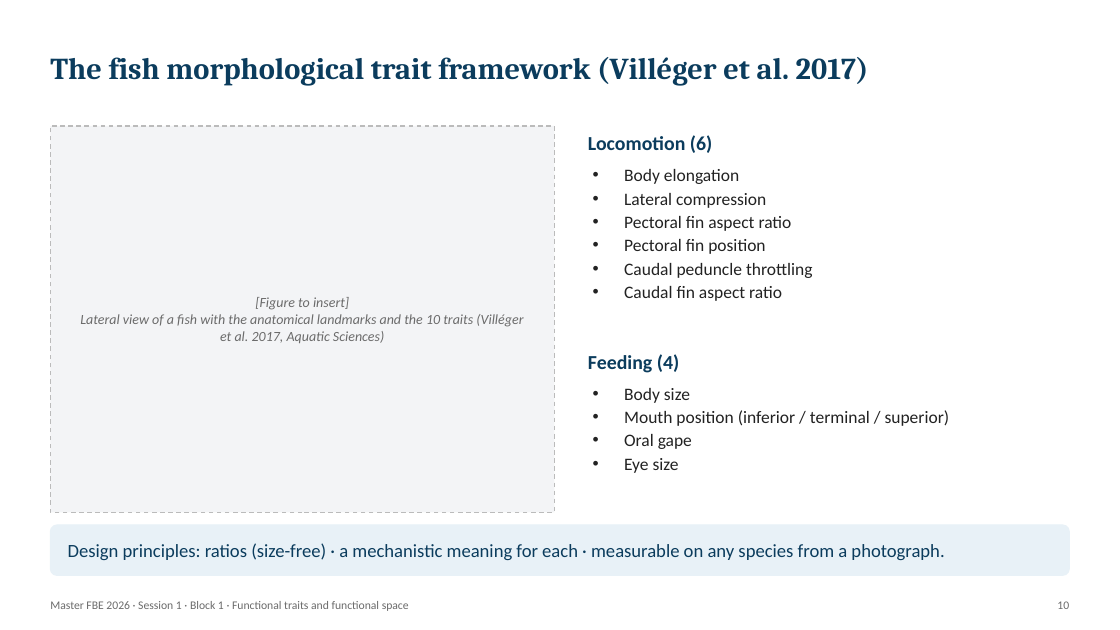
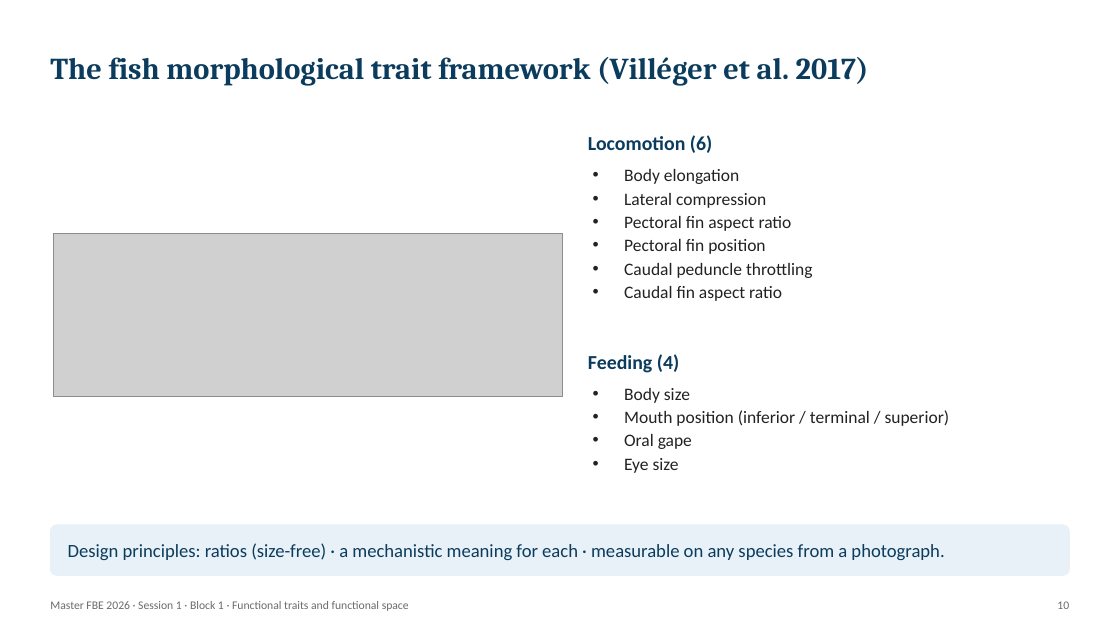
Before and after one commit to AureleToussaint/homepage, a slide deck: slide 6 of data/courses/FBE_2026/slides/FBE_2026_01_Block1_Traits_and_Functional_Space.pptx. Drawn at 1120x630 pixels with LibreOffice and Linux fonts; fonts in the diff are those of the drawing; grey boxes stand for pictures. Boxes give left, top, right and bottom in pixels: in the first picture for what was removed or moved away, otherwise in the second. Text is boxed around its words. In the diff, an @@ line names an element or a change of style, - is before the commit and + after.

```diff
--- a/data/courses/FBE_2026/slides/FBE_2026_01_Block1_Traits_and_Functional_Space.pptx
+++ b/data/courses/FBE_2026/slides/FBE_2026_01_Block1_Traits_and_Functional_Space.pptx
@@ rectangle removed at (x1=50, y1=126, x2=555, y2=513) @@
@@ picture added at (x1=53, y1=233, x2=562, y2=397) @@
@@ text removed at (x1=80, y1=297, x2=523, y2=343) @@
-[Figure to insert]
-Lateral view of a fish with the anatomical landmarks and the 10 traits (Villéger et al. 2017, Aquatic Sciences)
```
Also in this commit, not shown: 8 other slides changed, 6 other files.
